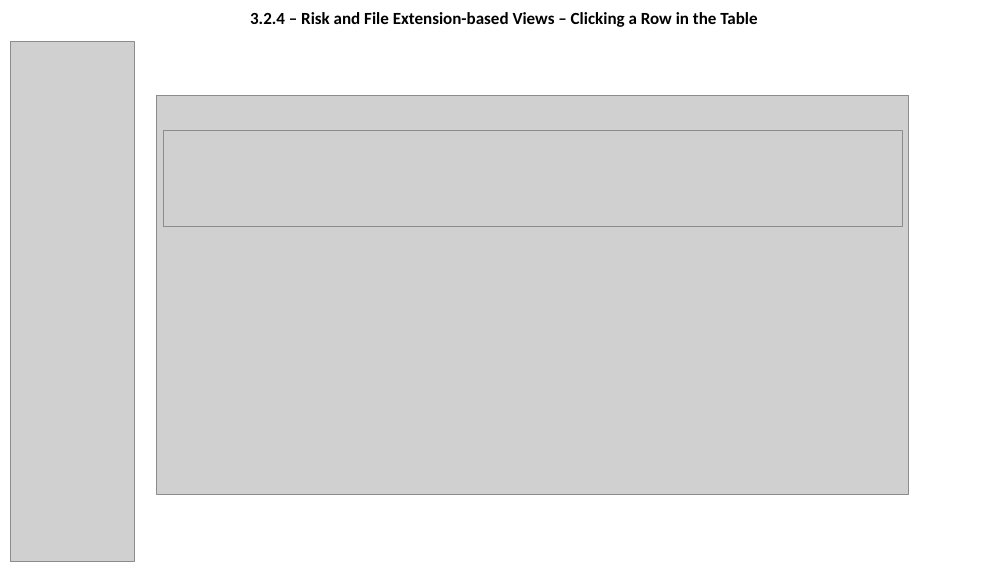
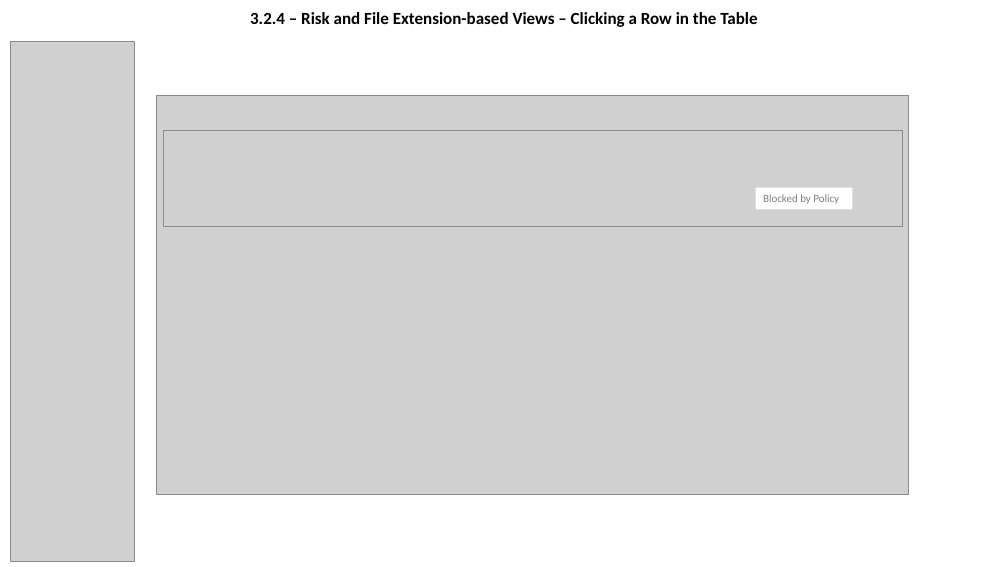
Before and after one commit to olegtaranenko/icap-management-ui-1, a slide deck: slide 17 of design/wireframe.pptx. Drawn at 1008x567 pixels with LibreOffice and Linux fonts; fonts in the diff are those of the drawing; grey boxes stand for pictures; background and template pictures are left out. Boxes give left, top, right and bottom in pixels: in the first picture for what was removed or moved away, otherwise in the second. Text is boxed around its words. In the diff, an @@ line names an element or a change of style, - is before the commit and + after.

```diff
--- a/design/wireframe.pptx
+++ b/design/wireframe.pptx
@@ rectangle added at [756, 188, 853, 209], fill #FFFFFF, 10.5 pt, text #808080 @@
+Blocked by Policy
```
Also in this commit, not shown: 4 other slides changed.
